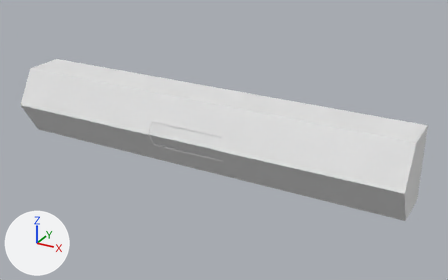
The Blender file cubeman-resources/models/scenario/Level Headquarters/model-scenario-levelSafeZone-headquarters.blend: old version first, new version second.
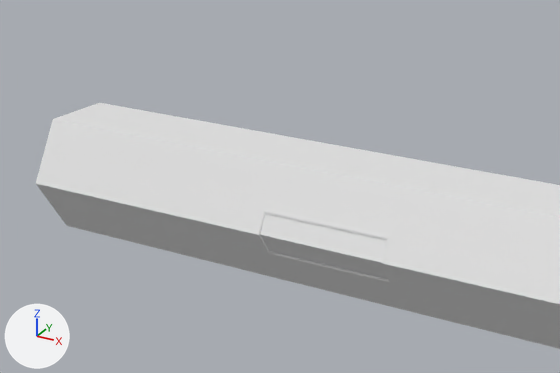
The first picture shows the older version from a camera (50 mm lens) standing at (140.3, -236.1, 121.2) and looking at (10.9, -0.9, 3.6). The close-ups show both versions on the part from 0% to 72% of the width and 0% to 76% of the height of that picture; other places that the commit changed are outside them. The lights are fixed; the arrows at lower left show +X, +Y and +Z. Materials are left out; every surface is plain grey.

Objects in the first close-up: 'glass', 'walls'.
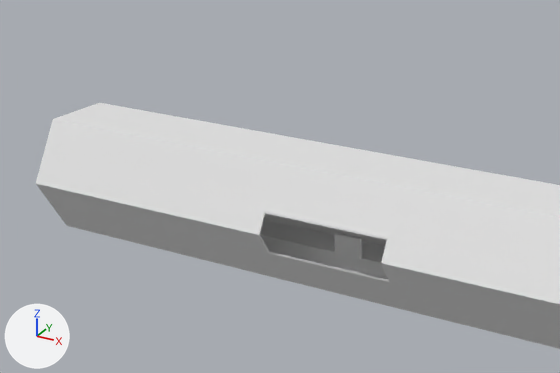
Pixel boxes (x1, y1, x2, y2) of what changed, in the close-ups (560 x 373 px):
```json
{"object": "glass", "change": "hidden", "before": [260, 213, 388, 280]}
{"object": "ground_references", "change": "unchanged, uncovered by the edit", "after": [260, 220, 388, 280]}
```

Scene script edits in JSON lines:
```json
{"op": "add", "block": "ob_glass", "code": "ob_glass.hide_set(True)"}
```
